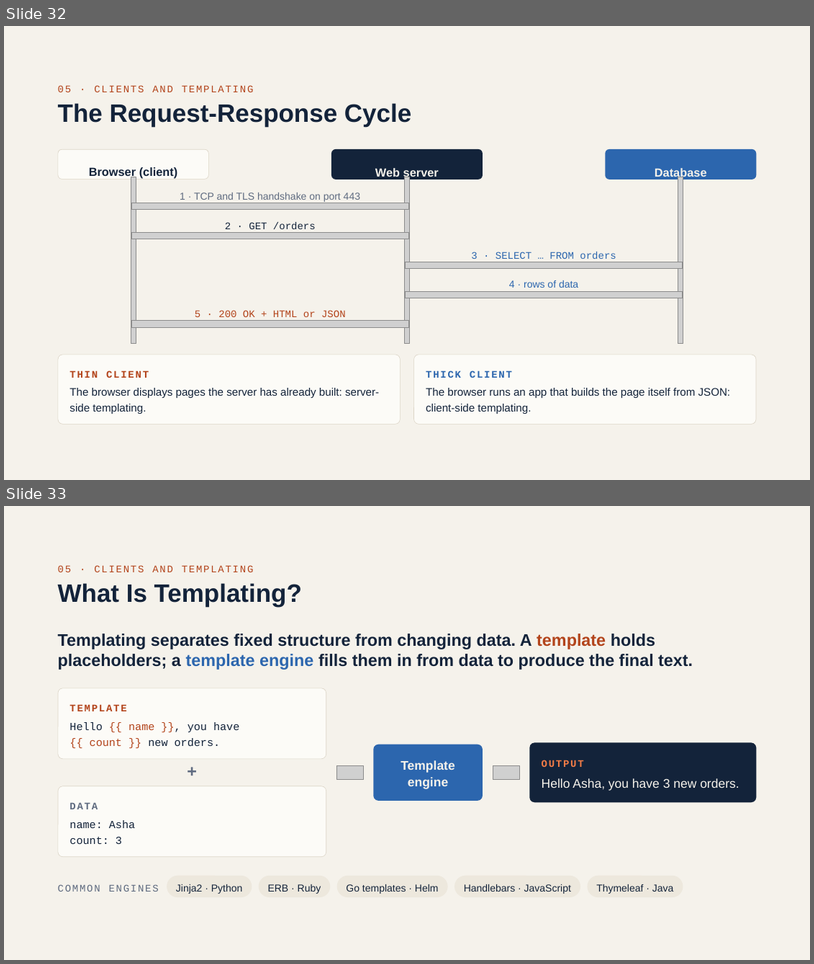
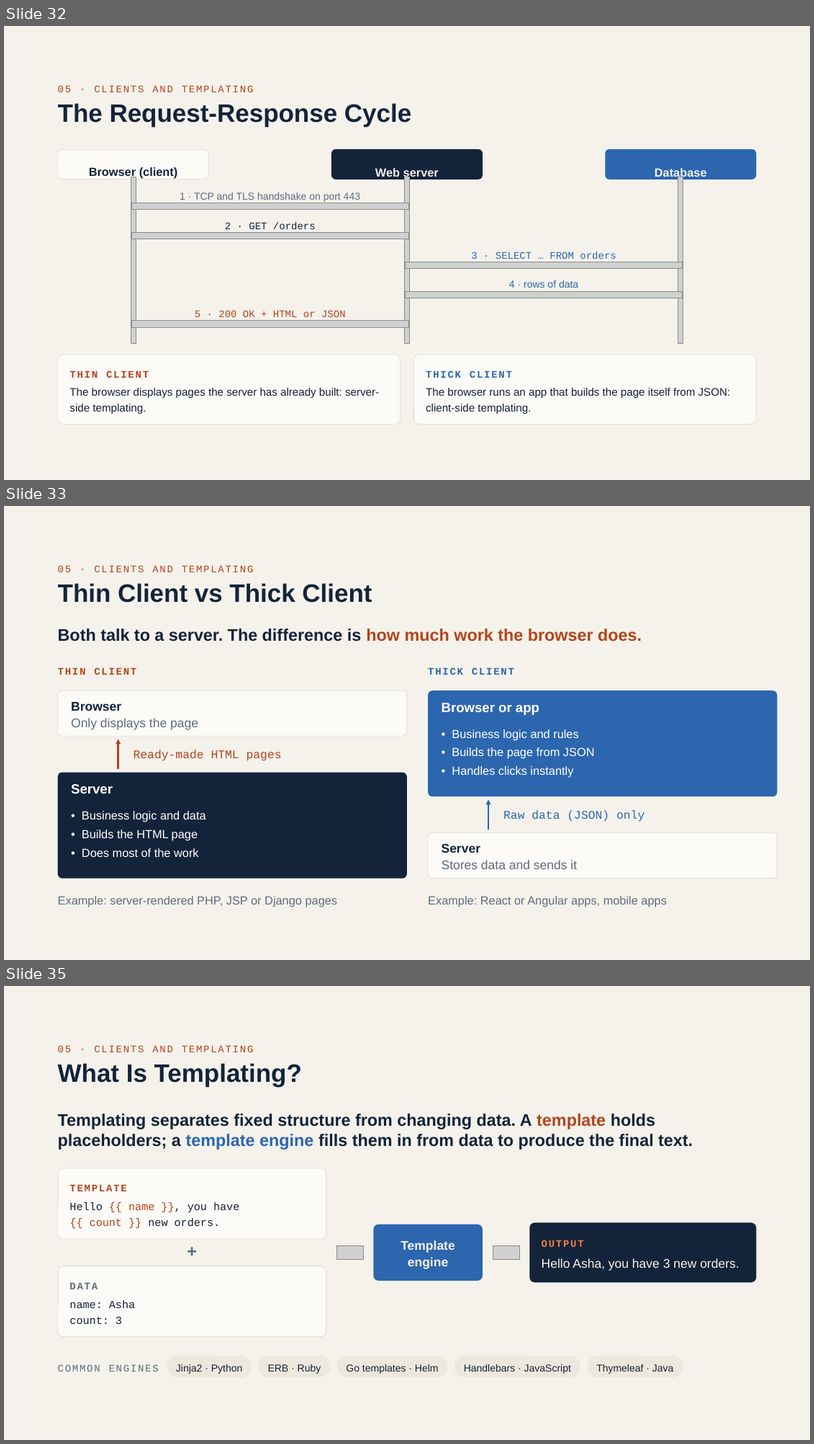
Before and after one commit to greatvand/SRM, a slide deck: Slides/Unit II On-Premises Provisioning.pptx. Shown one above the other, each under a label of ours: slides 32 and 33 before the commit, slides 32, 33 and 35 after it; the slides between them are not shown. The pictures are 814x964 and 814x1444 pixels, drawn with LibreOffice and Linux fonts; fonts in the diff are those of the drawing; grey boxes stand for pictures. Boxes give left, top, right and bottom in pixels: in the first picture for what was removed or moved away, otherwise in the second. Text is boxed around its words. In the diff, an @@ line names an element or a change of style, - is before the commit and + after.

```diff
--- a/Slides/Unit II On-Premises Provisioning.pptx
+++ b/Slides/Unit II On-Premises Provisioning.pptx
@@ slide 33 added at (4,506,810,960), background #F5F2EB @@
@@ text added at (58,565,254,572), 12 pt, text #B3441B @@
+05 · CLIENTS AND TEMPLATING
@@ title added at (58,583,372,602), 30 pt, text #13233A, bold @@
+Thin Client vs Thick Client
@@ text added at (58,628,642,641), 20 pt, text #13233A, bold @@
+Both talk to a server. The difference is how much work the browser does.
@@ text added at (58,667,136,674), 12 pt, text #B3441B, bold @@
+THIN CLIENT
@@ text added at (428,667,514,674), 12 pt, text #2C66AE, bold @@
+THICK CLIENT
@@ rounded rectangle added at (58,690,407,736), fill #FCFBF7, outline #DCD5C7 0.5 pt @@
@@ rounded rectangle added at (428,690,778,796), fill #2C66AE @@
@@ text added at (71,702,198,730), 15 pt, text #5F6B7F @@
+Browser
+Only displays the page
@@ text added at (442,703,540,715), 16 pt, text #FFFFFF, bold @@
+Browser or app
@@ arrow added from (118, 769) to (118, 739), #B3441B 2 pt @@
@@ text added at (452,729,595,777), 14 pt, text #FFFFFF @@
+• Business logic and rules
+• Builds the page from JSON
+• Handles clicks instantly
@@ text added at (134,749,282,761), 14 pt, text #B3441B @@
+Ready-made HTML pages
@@ rounded rectangle added at (58,772,407,878), fill #13233A @@
@@ text added at (71,784,113,793), 16 pt, text #FFFFFF, bold @@
+Server
@@ arrow added from (489, 830) to (489, 800), #2C66AE 2 pt @@
@@ text added at (82,811,206,857), 14 pt, text #FFFFFF @@
+• Business logic and data
+• Builds the HTML page
+• Does most of the work
@@ text added at (504,810,645,821), 14 pt, text #2C66AE @@
+Raw data (JSON) only
@@ rounded rectangle added at (428,833,778,878), fill #FCFBF7, outline #DCD5C7 0.5 pt @@
@@ text added at (442,843,577,869), 15 pt, text #5F6B7F @@
+Server
+Stores data and sends it
@@ text added at (58,896,338,907), 14 pt, text #5F6B7F @@
+Example: server-rendered PHP, JSP or Django pages
@@ text added at (428,896,666,907), 14 pt, text #5F6B7F @@
+Example: React or Angular apps, mobile apps
@@ what was slide 33 is now slide 35 @@
```
Also in this commit, not shown: 1 other slide added.
